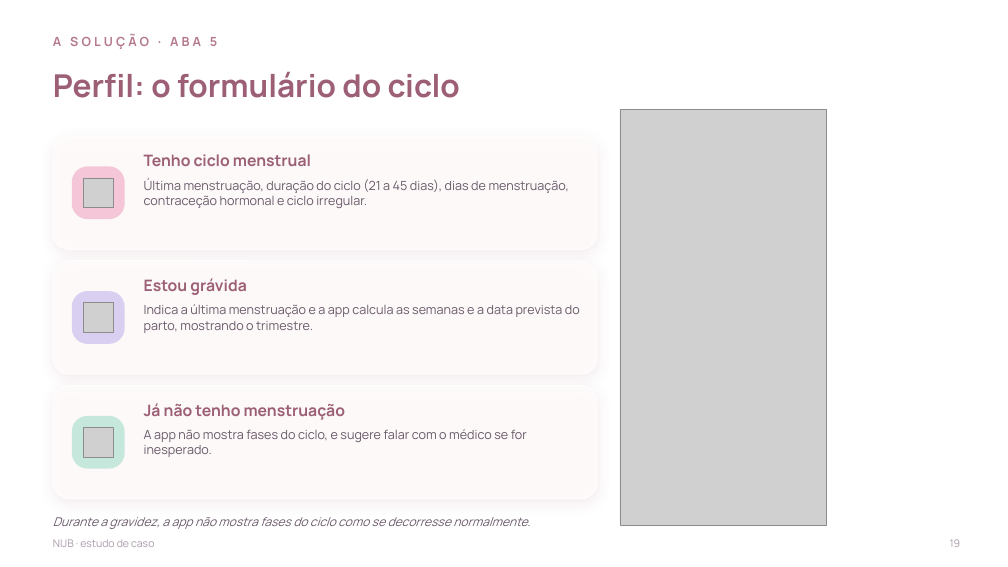
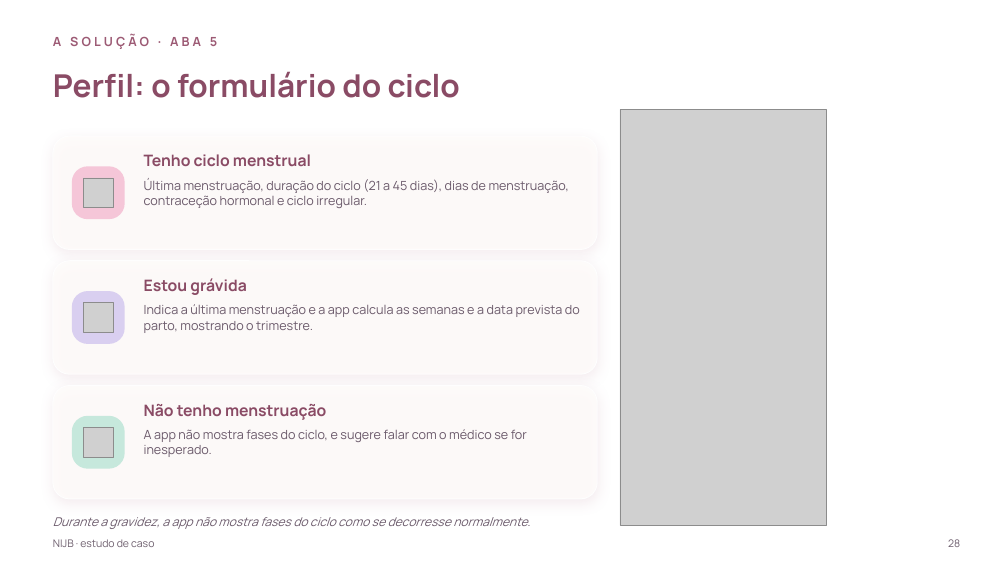
Before and after one commit to nauquero/nau-quero, a slide deck: slide 28 of NIJB-estudo-de-caso-completo.pptx (slide 19 before the commit). Drawn at 1008x567 pixels with LibreOffice and Linux fonts; fonts in the diff are those of the drawing; grey boxes stand for pictures; background and template pictures are left out. Boxes give left, top, right and bottom in pixels: in the first picture for what was removed or moved away, otherwise in the second. Text is boxed around its words. In the diff, an @@ line names an element or a change of style, - is before the commit and + after.

```diff
--- a/NIJB-estudo-de-caso-completo.pptx
+++ b/NIJB-estudo-de-caso-completo.pptx
@@ text "A SOLUÇÃO · ABA 5" at box(53, 34, 217, 49): text colour #B5798E to #9C5A74 @@
@@ text colour #9C5F76 to #8A4B65 in 3 elements at box(53, 71, 460, 98), box(144, 154, 311, 166), box(144, 278, 246, 295) @@
@@ text at box(144, 404, 326, 420): text changed; text colour #9C5F76 to #8A4B65 @@
-Já não tenho menstruação
+Não tenho menstruação
@@ text "NIJB · estudo de caso" at box(53, 539, 154, 547): text colour #A99BA9 to #6E5F6E @@
@@ text at box(948, 539, 960, 547): text changed; text colour #A99BA9 to #6E5F6E @@
-19
+28
```
Also in this commit, not shown: 25 other slides changed, 16 slides added, 2 slides removed.
